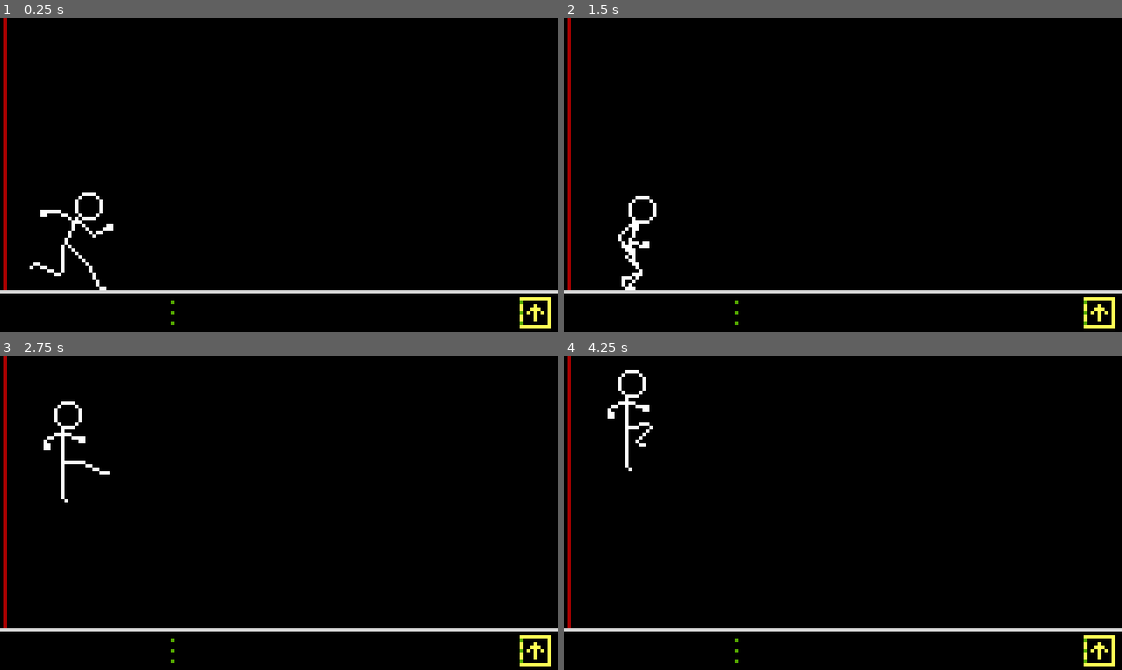
Above: before the commit, frames 1-4 (two rows, left to right).
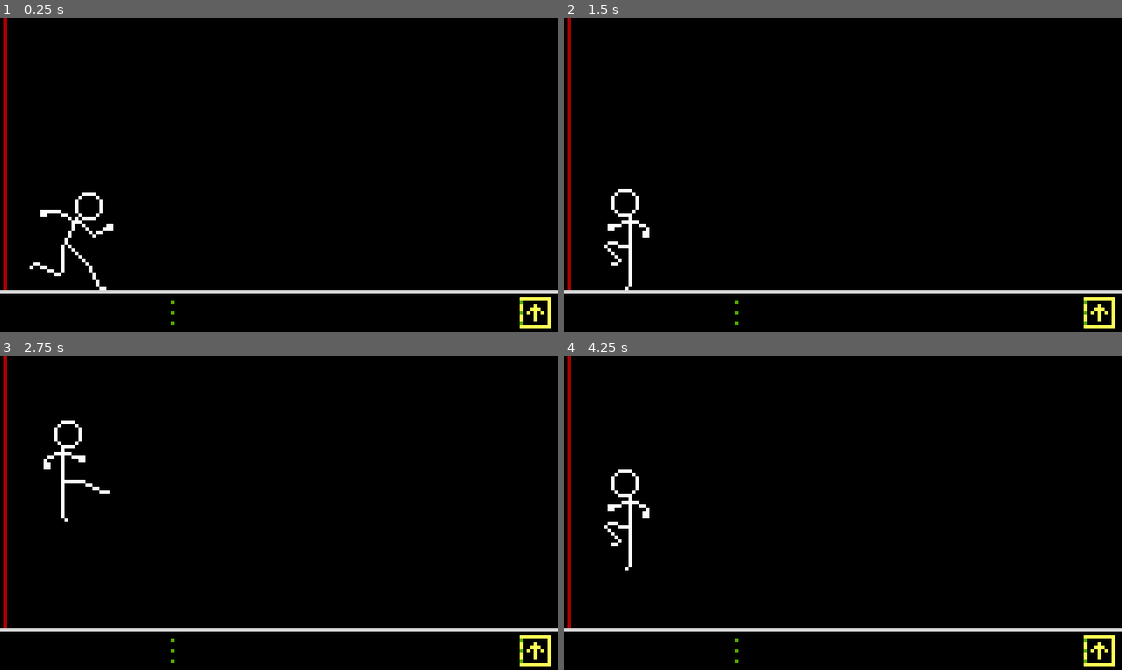
Above: after the commit, the same moments.

Repository: rocketCarlos/JumpingStickman
Game: Godot game, scene res://scenes/node_2d.tscn
The game is run twice, just before and just after one commit, with the same random seed, the same clock (stepped at 60 frames per second) and the same inputs.
Inputs:
- Up to frame 1 (0.25 s): no input
- Up to frame 2 (1.5 s): tap Right (front_kick) at 0.6 s; tap Space (jump) at 0.77, 1.07 s; tap Left (spin_kick) at 0.8, 1.35 s
- Up to frame 3 (2.75 s): tap Space (jump) at 1.52, 1.55, 1.82, 2.1 s; tap Right (front_kick) at 2.3 s
- Up to frame 4 (4.25 s): tap Right (front_kick) at 2.85 s; tap Space (jump) at 3.02, 3.32, 3.77, 3.8, 4.07 s; tap Left (spin_kick) at 3.05, 3.6 s

The runs differ from the first frame. In frame 2, 0.8% of the frame differs, in the area x 7-17%, y 54-87%; in frame 3, 0.7%; in frame 4, 1.0%, in the area x 7-16%, y 4-69%.

Commit message:
Added spin kick

Diff:
--- a/scenes/player.tscn
+++ b/scenes/player.tscn
@@ -78,6 +78,66 @@
 [sub_resource type="AtlasTexture" id="AtlasTexture_iyg82"]
 atlas = ExtResource("2_ekn3o")
 region = Rect2(33, 0, 33, 35)
+
+[sub_resource type="AtlasTexture" id="AtlasTexture_fwuqk"]
+atlas = ExtResource("2_ekn3o")
+region = Rect2(594, 0, 33, 35)
+
+[sub_resource type="AtlasTexture" id="AtlasTexture_3t16g"]
+atlas = ExtResource("2_ekn3o")
+region = Rect2(627, 0, 33, 35)
+
+[sub_resource type="AtlasTexture" id="AtlasTexture_j0kjr"]
+atlas = ExtResource("2_ekn3o")
+region = Rect2(660, 0, 33, 35)
+
+[sub_resource type="AtlasTexture" id="AtlasTexture_ogfja"]
+atlas = ExtResource("2_ekn3o")
+region = Rect2(693, 0, 33, 35)
+
+[sub_resource type="AtlasTexture" id="AtlasTexture_m18nm"]
+atlas = ExtResource("2_ekn3o")
+region = Rect2(726, 0, 33, 35)
+
+[sub_resource type="AtlasTexture" id="AtlasTexture_icjgu"]
+atlas = ExtResource("2_ekn3o")
+region = Rect2(759, 0, 33, 35)
+
+[sub_resource type="AtlasTexture" id="AtlasTexture_q18ge"]
+atlas = ExtResource("2_ekn3o")
+region = Rect2(792, 0, 33, 35)
+
+[sub_resource type="AtlasTexture" id="AtlasTexture_onefa"]
+atlas = ExtResource("2_ekn3o")
+region = Rect2(825, 0, 33, 35)
+
+[sub_resource type="AtlasTexture" id="AtlasTexture_5pm7h"]
+atlas = ExtResource("2_ekn3o")
+region = Rect2(792, 0, 33, 35)
+
+[sub_resource type="AtlasTexture" id="AtlasTexture_oisgk"]
+atlas = ExtResource("2_ekn3o")
+region = Rect2(759, 0, 33, 35)
+
+[sub_resource type="AtlasTexture" id="AtlasTexture_atcqb"]
+atlas = ExtResource("2_ekn3o")
+region = Rect2(726, 0, 33, 35)
+
+[sub_resource type="AtlasTexture" id="AtlasTexture_m5fej"]
+atlas = ExtResource("2_ekn3o")
+region = Rect2(693, 0, 33, 35)
+
+[sub_resource type="AtlasTexture" id="AtlasTexture_5t070"]
+atlas = ExtResource("2_ekn3o")
+region = Rect2(660, 0, 33, 35)
+
+[sub_resource type="AtlasTexture" id="AtlasTexture_q1vjb"]
+atlas = ExtResource("2_ekn3o")
+region = Rect2(627, 0, 33, 35)
+
+[sub_resource type="AtlasTexture" id="AtlasTexture_t0kfo"]
+atlas = ExtResource("2_ekn3o")
+region = Rect2(594, 0, 33, 35)
 
 [sub_resource type="SpriteFrames" id="SpriteFrames_t4ntt"]
 animations = [{
@@ -157,6 +217,56 @@
 "loop": true,
 "name": &"run",
 "speed": 13.0
+}, {
+"frames": [{
+"duration": 1.0,
+"texture": SubResource("AtlasTexture_fwuqk")
+}, {
+"duration": 1.0,
+"texture": SubResource("AtlasTexture_3t16g")
+}, {
+"duration": 1.0,
+"texture": SubResource("AtlasTexture_j0kjr")
+}, {
+"duration": 1.0,
+"texture": SubResource("AtlasTexture_ogfja")
+}, {
+"duration": 1.0,
+"texture": SubResource("AtlasTexture_m18nm")
+}, {
+"duration": 1.0,
+"texture": SubResource("AtlasTexture_icjgu")
+}, {
+"duration": 1.0,
+"texture": SubResource("AtlasTexture_q18ge")
+}, {
+"duration": 15.0,
+"texture": SubResource("AtlasTexture_onefa")
+}, {
+"duration": 1.0,
+"texture": SubResource("AtlasTexture_5pm7h")
+}, {
+"duration": 1.0,
+"texture": SubResource("AtlasTexture_oisgk")
+}, {
+"duration": 1.0,
+"texture": SubResource("AtlasTexture_atcqb")
+}, {
+"duration": 1.0,
+"texture": SubResource("AtlasTexture_m5fej")
+}, {
+"duration": 1.0,
+"texture": SubResource("AtlasTexture_5t070")
+}, {
+"duration": 1.0,
+"texture": SubResource("AtlasTexture_q1vjb")
+}, {
+"duration": 1.0,
+"texture": SubResource("AtlasTexture_t0kfo")
+}],
+"loop": false,
+"name": &"spin_kick",
+"speed": 32.0
 }]
 
 [sub_resource type="RectangleShape2D" id="RectangleShape2D_hw57j"]
@@ -169,9 +279,8 @@
 
 [node name="AnimatedSprite2D" type="AnimatedSprite2D" parent="."]
 sprite_frames = SubResource("SpriteFrames_t4ntt")
-animation = &"jump"
+animation = &"spin_kick"
 autoplay = "run"
-frame = 2
 
 [node name="CollisionShape2D" type="CollisionShape2D" parent="."]
 position = Vector2(0.5, 3.5)
--- a/scripts/character_body_2d.gd
+++ b/scripts/character_body_2d.gd
@@ -69,6 +69,9 @@
 			# front kick
 			elif Input.is_action_just_pressed("front_kick"):
 				current_state = states.FRONT_KICK
+			# spin kick
+			elif Input.is_action_just_pressed("spin_kick"):
+				current_state = states.SPIN_KICK
 
 		states.JUMP:
 			jumping = true
@@ -89,6 +92,16 @@
 		states.FRONT_KICK:
 			if animation.animation != "front_kick":
 				animation.play("front_kick")
+				stop_jump()
+				stop_gravity()
+				# return to the default status when the animation is finished
+				await animation.animation_finished
+				current_state = states.DEFAULT
+				resume_gravity()
+
+		states.SPIN_KICK:
+			if animation.animation != "spin_kick":
+				animation.play("spin_kick")
 				stop_jump()
 				stop_gravity()
 				# return to the default status when the animation is finished
Binary file changed: assets/aseprite_files/stickman.ase
Binary file changed: assets/sprites/stickman_sheet.png
Not shown: 1 places in scenes/player.tscn that only renumber resources
